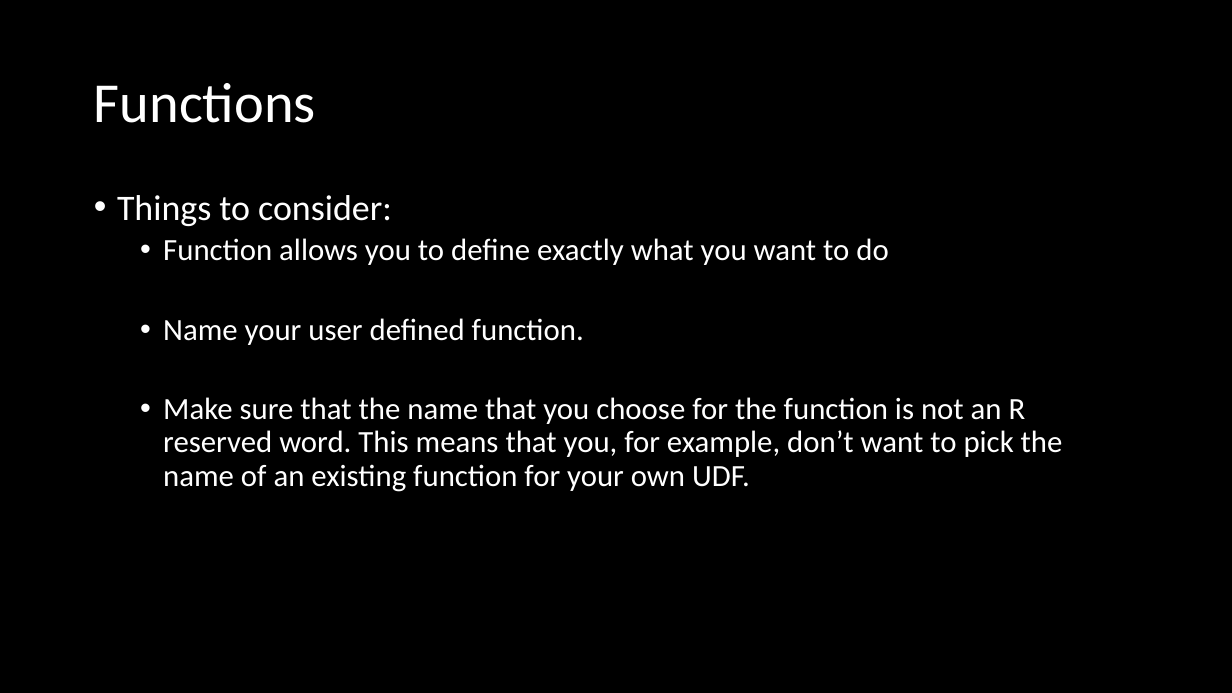
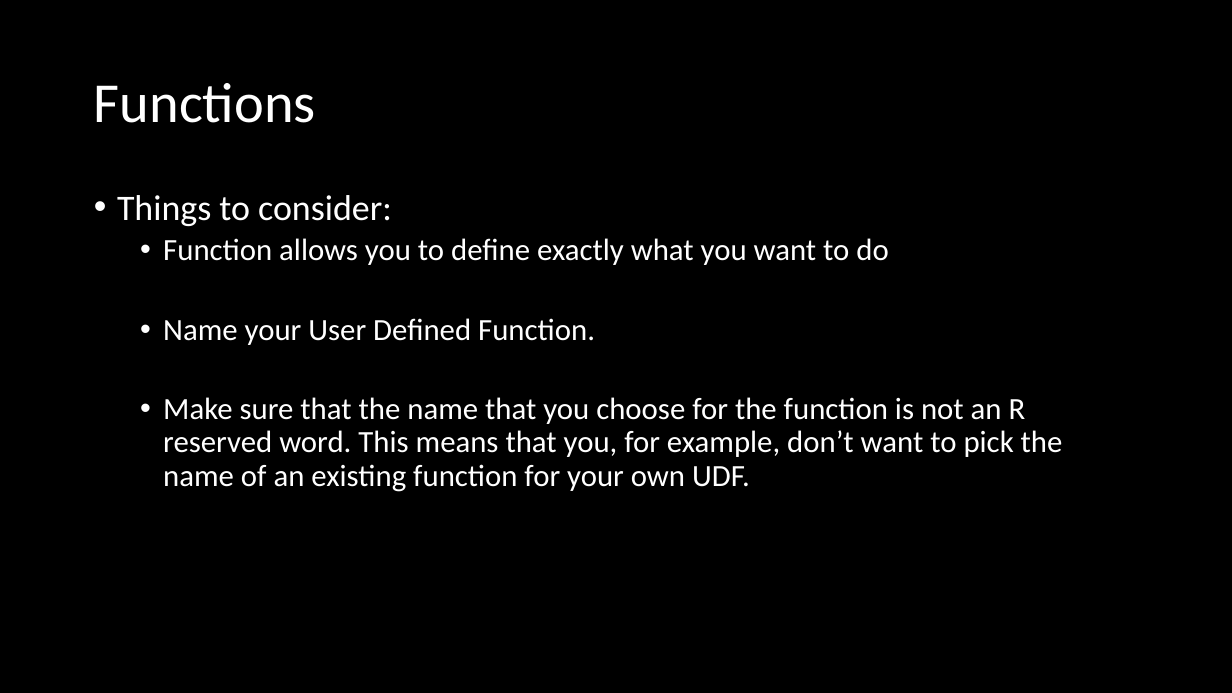
Before and after one commit to brooklabteam/E2M2, a slide deck: slide 20 of E2M2-2020/Lectures-ppt/R_Bootcamp_forLoopsFunctionsIfElse.pptx (slide 14 before the commit). Drawn at 1232x693 pixels with LibreOffice and Linux fonts; fonts in the diff are those of the drawing. Boxes give left, top, right and bottom in pixels: in the first picture for what was removed or moved away, otherwise in the second. Text is boxed around its words. In the diff, an @@ line names an element or a change of style, - is before the commit and + after.

```diff
--- a/E2M2-2020/Lectures-ppt/R_Bootcamp_forLoopsFunctionsIfElse.pptx
+++ b/E2M2-2020/Lectures-ppt/R_Bootcamp_forLoopsFunctionsIfElse.pptx
@@ text at [163,318,595,345]: text changed @@
-  • Name your user defined function.
+  • Name your User Defined Function.
```
Also in this commit, not shown: 2 other slides changed, 20 slides added, 2 slides removed, 13 other files.
